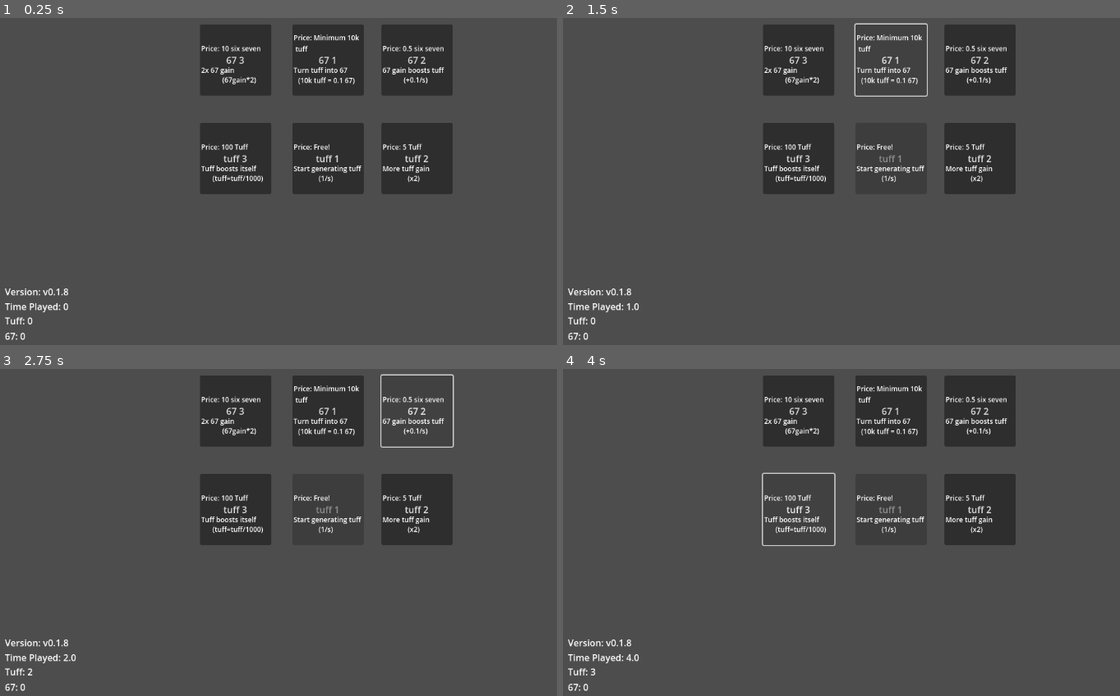
Above: before the commit, frames 1-4 (two rows, left to right).
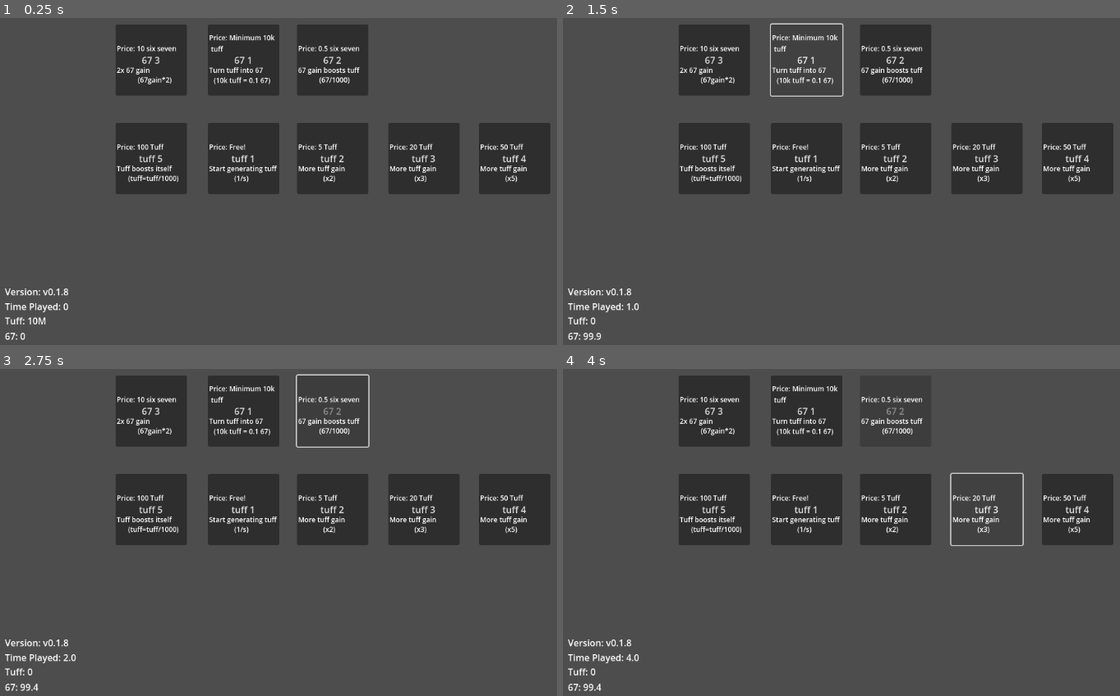
Above: after the commit, the same moments.

Repository: flumpsi/upgradetree
Game: Godot game, scene res://node_2d.tscn
Two runs of this game, one before a commit and one after it. Both use one fixed random seed, a clock stepped at 60 frames per second and the inputs below.
Inputs:
- Up to frame 1 (0.25 s): no input
- Up to frame 2 (1.5 s): click "tuff 1" at 0.5 s; click "67 1" at 1.25 s
- Up to frame 3 (2.75 s): click "67 2" at 2 s
- Up to frame 4 (4 s): click "tuff 2" at 2.75 s; click "tuff 3" at 3.5 s

The runs differ from the first frame. In frame 1, 15% of the frame differs, in the area x 5-99%, y 2-94%; in frame 2, 15%; in frame 3, 13%; in frame 4, 15%.

Commit message:
Add two upgrades, balance tuff 5 and balance 67 2

Diff:
--- a/node_2d.gd
+++ b/node_2d.gd
@@ -1,6 +1,6 @@
 extends Node2D
 
-var tuff = 0.0
+var tuff = 9999999.0
 var sixSeven = 0.0
 
 var timePlayed = 0.0
@@ -8,12 +8,13 @@
 var perSecondXSixSeven = 1.0
 var basePerSecondX = 1.0
 var multiplier = 1.0
+var gain2multiplier = 1.0
 var reset = false
 
 func _process(dt):
 	var tuffDisplay = get_node("TuffPointDisplay") # Set variables for labels for easier access
 	var sixSevenDisplay = get_node("67PointDisplay") # same here
-	perSecondX = basePerSecondX * multiplier
+	perSecondX = basePerSecondX * gain2multiplier * multiplier
 	var suffixes = ["","K","M","B","T"]
 	var i = 0
 	var num = tuff
--- a/node_2d.tscn
+++ b/node_2d.tscn
@@ -7,6 +7,8 @@
 [ext_resource type="Script" uid="uid://dj1g06x271b8k" path="res://upgrade_4.gd" id="3_q6r6c"]
 [ext_resource type="Script" uid="uid://c3rmlwxod4p8t" path="res://upgrade_5.gd" id="4_kdubu"]
 [ext_resource type="Script" uid="uid://cogvnuy2os55b" path="res://upgrade_6.gd" id="7_d21ai"]
+[ext_resource type="Script" uid="uid://d1vfm1qkpv7na" path="res://upgrade_7.gd" id="8_rj586"]
+[ext_resource type="Script" uid="uid://b5c3xph2njm62" path="res://upgrade_8.gd" id="9_4d7sh"]
 
 [node name="Node2D" type="Node2D"]
 script = ExtResource("1_0e48y")
@@ -26,9 +28,9 @@
 text = "67: 0"
 
 [node name="Upgrade1" type="Button" parent="."]
-offset_left = 527.0
-offset_top = 239.0
-offset_right = 652.0
+offset_left = 379.0
+offset_top = 239.0
+offset_right = 504.0
 offset_bottom = 364.0
 theme_override_font_sizes/font_size = 16
 text = "tuff 1"
@@ -64,9 +66,9 @@
 [node name="Timer" type="Timer" parent="Upgrade1"]
 
 [node name="Upgrade4" type="Button" parent="."]
-offset_left = 527.0
+offset_left = 379.0
 offset_top = 66.0
-offset_right = 652.0
+offset_right = 504.0
 offset_bottom = 191.0
 theme_override_font_sizes/font_size = 16
 text = "67 1"
@@ -103,9 +105,9 @@
 [node name="Timer" type="Timer" parent="Upgrade4"]
 
 [node name="Upgrade5" type="Button" parent="."]
-offset_left = 683.0
+offset_left = 535.0
 offset_top = 66.0
-offset_right = 808.0
+offset_right = 660.0
 offset_bottom = 191.0
 theme_override_font_sizes/font_size = 16
 text = "67 2"
@@ -136,14 +138,14 @@
 offset_right = 137.0
 offset_bottom = 78.0
 theme_override_font_sizes/font_size = 12
-text = "(+0.1/s)"
+text = "(67/1000)"
 
 [node name="Timer" type="Timer" parent="Upgrade5"]
 
 [node name="Upgrade2" type="Button" parent="."]
-offset_left = 683.0
-offset_top = 239.0
-offset_right = 808.0
+offset_left = 535.0
+offset_top = 239.0
+offset_right = 660.0
 offset_bottom = 364.0
 theme_override_font_sizes/font_size = 16
 text = "tuff 2"
@@ -179,12 +181,12 @@
 [node name="Timer" type="Timer" parent="Upgrade2"]
 
 [node name="Upgrade3" type="Button" parent="."]
-offset_left = 365.0
-offset_top = 239.0
-offset_right = 490.0
-offset_bottom = 364.0
-theme_override_font_sizes/font_size = 16
-text = "tuff 3"
+offset_left = 217.0
+offset_top = 239.0
+offset_right = 342.0
+offset_bottom = 364.0
+theme_override_font_sizes/font_size = 16
+text = "tuff 5"
 script = ExtResource("3_epypp")
 
 [node name="Price" type="Label" parent="Upgrade3"]
@@ -234,9 +236,9 @@
 text = "Version: v0.1.8"
 
 [node name="Upgrade6" type="Button" parent="."]
-offset_left = 365.0
+offset_left = 217.0
 offset_top = 66.0
-offset_right = 490.0
+offset_right = 342.0
 offset_bottom = 191.0
 theme_override_font_sizes/font_size = 16
 text = "67 3"
@@ -270,6 +272,82 @@
 text = "(67gain*2)"
 
 [node name="Timer" type="Timer" parent="Upgrade6"]
+
+[node name="Upgrade7" type="Button" parent="."]
+offset_left = 695.0
+offset_top = 239.0
+offset_right = 820.0
+offset_bottom = 364.0
+theme_override_font_sizes/font_size = 16
+text = "tuff 3"
+script = ExtResource("8_rj586")
+
+[node name="Price" type="Label" parent="Upgrade7"]
+layout_mode = 0
+offset_left = 2.0
+offset_top = 72.0
+offset_right = 124.0
+offset_bottom = 95.0
+theme_override_font_sizes/font_size = 12
+text = "More tuff gain"
+
+[node name="Description" type="Label" parent="Upgrade7"]
+layout_mode = 0
+offset_left = 2.0
+offset_top = 34.0
+offset_right = 124.0
+offset_bottom = 57.0
+theme_override_font_sizes/font_size = 12
+text = "Price: 20 Tuff"
+
+[node name="Math" type="Label" parent="Upgrade7/Description"]
+layout_mode = 0
+offset_left = 44.0
+offset_top = 55.0
+offset_right = 73.0
+offset_bottom = 78.0
+theme_override_font_sizes/font_size = 12
+text = "(x3)"
+
+[node name="Timer" type="Timer" parent="Upgrade7"]
+
+[node name="Upgrade8" type="Button" parent="."]
+offset_left = 854.0
+offset_top = 239.0
+offset_right = 979.0
+offset_bottom = 364.0
+theme_override_font_sizes/font_size = 16
+text = "tuff 4"
+script = ExtResource("9_4d7sh")
+
+[node name="Price" type="Label" parent="Upgrade8"]
+layout_mode = 0
+offset_left = 2.0
+offset_top = 72.0
+offset_right = 124.0
+offset_bottom = 95.0
+theme_override_font_sizes/font_size = 12
+text = "More tuff gain"
+
+[node name="Description" type="Label" parent="Upgrade8"]
+layout_mode = 0
+offset_left = 2.0
+offset_top = 34.0
+offset_right = 124.0
+offset_bottom = 57.0
+theme_override_font_sizes/font_size = 12
+text = "Price: 50 Tuff"
+
+[node name="Math" type="Label" parent="Upgrade8/Description"]
+layout_mode = 0
+offset_left = 44.0
+offset_top = 55.0
+offset_right = 73.0
+offset_bottom = 78.0
+theme_override_font_sizes/font_size = 12
+text = "(x5)"
+
+[node name="Timer" type="Timer" parent="Upgrade8"]
 
 [connection signal="pressed" from="Upgrade1" to="Upgrade1" method="_on_pressed"]
 [connection signal="timeout" from="Upgrade1/Timer" to="Upgrade1" method="_on_timer_timeout"]
@@ -284,3 +362,7 @@
 [connection signal="timeout" from="TimePlayedCounter" to="." method="_on_played_timeout"]
 [connection signal="pressed" from="Upgrade6" to="Upgrade6" method="_on_pressed"]
 [connection signal="timeout" from="Upgrade6/Timer" to="Upgrade6" method="_on_timer_timeout"]
+[connection signal="pressed" from="Upgrade7" to="Upgrade7" method="_on_pressed"]
+[connection signal="timeout" from="Upgrade7/Timer" to="Upgrade7" method="_on_timer_timeout"]
+[connection signal="pressed" from="Upgrade8" to="Upgrade8" method="_on_pressed"]
+[connection signal="timeout" from="Upgrade8/Timer" to="Upgrade8" method="_on_timer_timeout"]
--- a/upgrade_3.gd
+++ b/upgrade_3.gd
@@ -29,7 +29,7 @@
 
 func _on_timer_timeout() -> void:
 	# note, ^ is ** in gdscript
-	get_parent().multiplier += (get_parent().tuff / 100) # Use + for tuff boost itself math func. This is also a shit line of code, could be way better
+	get_parent().gain2multiplier = (get_parent().tuff / 1000) # Use + for tuff boost itself math func. This is also a shit line of code, could be way better
 	# get_parent().perSecondX *= min(get_parent().tuff ** 0.16, 1) # Or use * for tuff boost itself math func,
 	# this one does nothing as result is just 1 and it is very self-explanatory what multiplication with 1x does.
 	# get_parent().perSecondX *= get_parent().tuff ** 0.16 # You also have this one which just gives a insane amount of tuff.
--- a/upgrade_5.gd
+++ b/upgrade_5.gd
@@ -23,5 +23,5 @@
 	# get_parent().perSecondX += get_parent().sixSeven
 
 	# This works i guess
-	get_parent().multiplier += (get_parent().sixSeven / 10)
+	get_parent().multiplier += (get_parent().sixSeven / 1000)
 	# print("six seven: " + str(get_parent().perSecondX + get_parent().sixSeven))
--- /dev/null
+++ b/upgrade_7.gd
@@ -0,0 +1,32 @@
+extends Button
+
+var firsttime
+var purchased
+var price = 20
+
+func _ready():
+	firsttime = true
+
+func _process(dt):
+	if get_parent().reset == true:
+		firsttime = true
+		self.disabled = false
+
+func _on_pressed() -> void:
+	if firsttime == true and get_parent().tuff >= price:
+		var timer = get_node("Timer")
+		timer.start()
+		firsttime = false
+		purchased = true # this currently does nothing
+		self.disabled = true # disable button so it cannot be clicked anymore
+		get_parent().multiplier *= 3
+		print(get_parent().tuff)
+		get_parent().tuff -=price
+	else:
+		print("poor")
+
+""" Don't uncomment this please.
+func _on_timer_timeout() -> void:
+	get_parent().perSecondX *= 2
+	print(get_parent().tuff)
+"""
--- /dev/null
+++ b/upgrade_8.gd
@@ -0,0 +1,32 @@
+extends Button
+
+var firsttime
+var purchased
+var price = 50
+
+func _ready():
+	firsttime = true
+
+func _process(dt):
+	if get_parent().reset == true:
+		firsttime = true
+		self.disabled = false
+
+func _on_pressed() -> void:
+	if firsttime == true and get_parent().tuff >= price:
+		var timer = get_node("Timer")
+		timer.start()
+		firsttime = false
+		purchased = true # this currently does nothing
+		self.disabled = true # disable button so it cannot be clicked anymore
+		get_parent().multiplier *= 5
+		print(get_parent().tuff)
+		get_parent().tuff -=price
+	else:
+		print("poor")
+
+""" Don't uncomment this please.
+func _on_timer_timeout() -> void:
+	get_parent().perSecondX *= 2
+	print(get_parent().tuff)
+"""
Not shown, changed: export_presets.cfg
Not shown: 1 places in node_2d.tscn that only renumber resources
Not shown, added: upgrade_7.gd.uid
Not shown, added: upgrade_8.gd.uid
